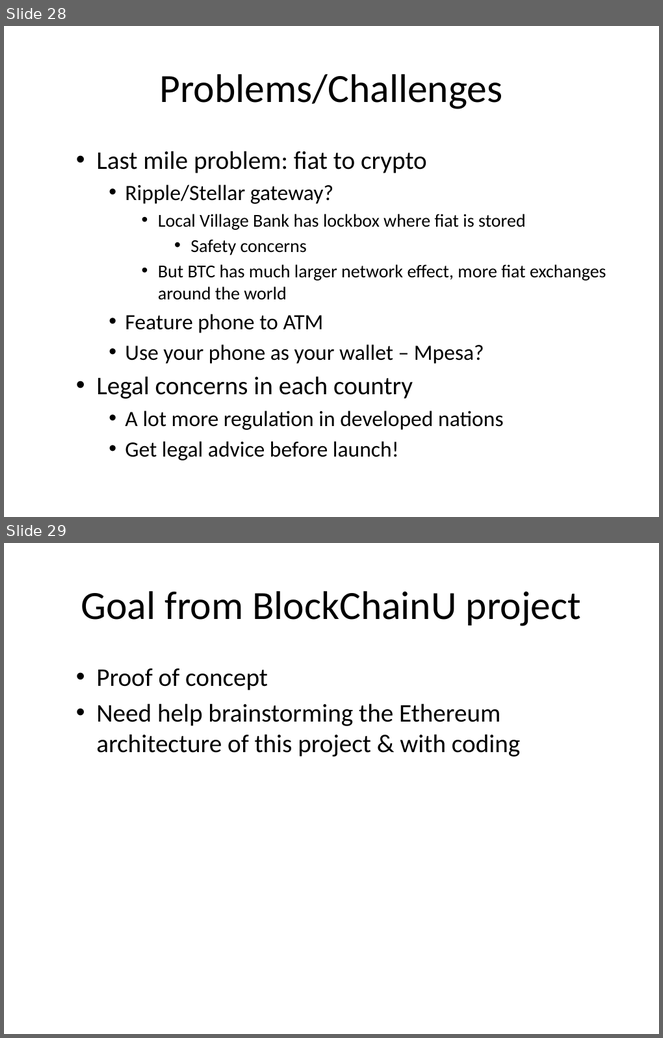
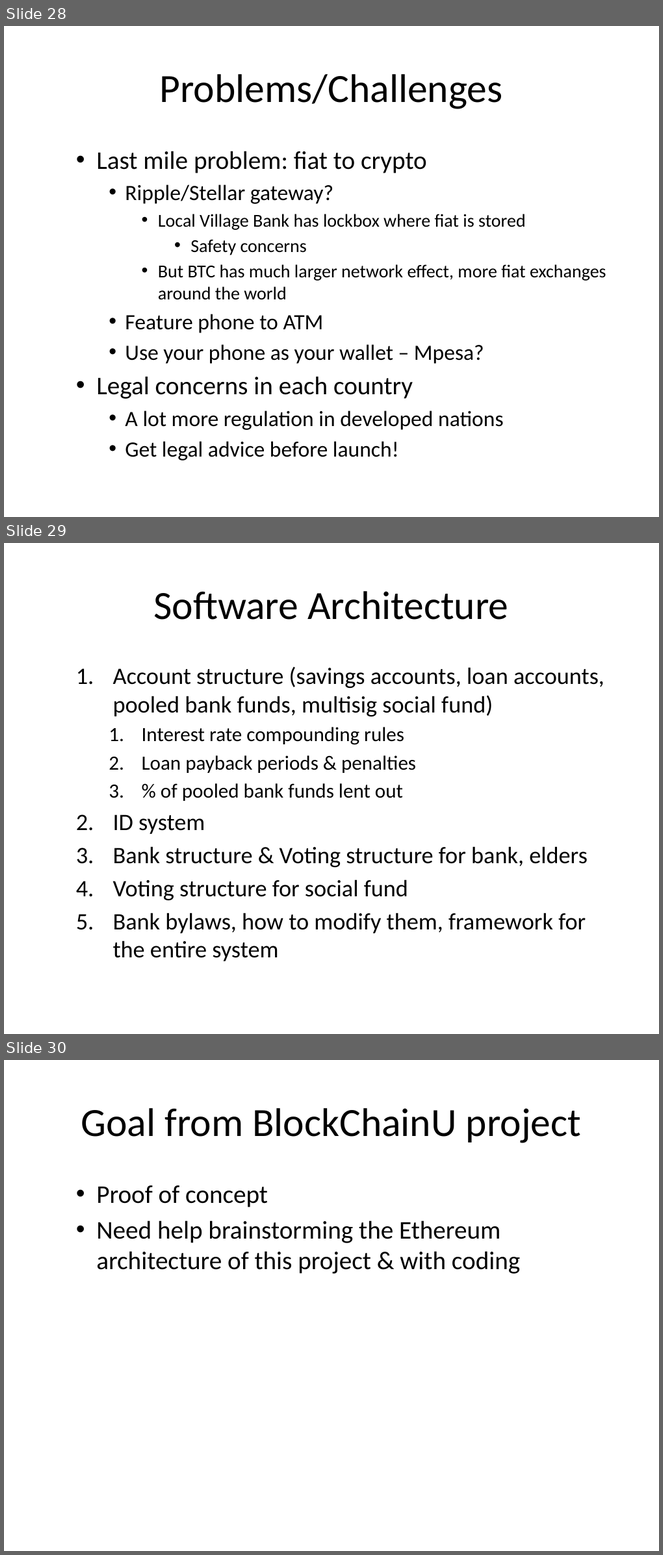
Before and after one commit to huang-pan/village-bank, a slide deck: Village Bank.pptx. Shown one above the other, each under a label of ours: slides 28 and 29 before the commit, slides 28, 29 and 30 after it. The pictures are 663x1038 and 663x1555 pixels, drawn with LibreOffice and Linux fonts; fonts in the diff are those of the drawing. Boxes give left, top, right and bottom in pixels: in the first picture for what was removed or moved away, otherwise in the second. Text is boxed around its words. In the diff, an @@ line names an element or a change of style, - is before the commit and + after.

Commit message:
added Chris Peel's latest bank code

```diff
--- a/Village Bank.pptx
+++ b/Village Bank.pptx
@@ slide 29 added at (4, 543, 659, 1034), background #FFFFFF @@
@@ title added at (154, 591, 508, 620), 44 pt, text #000000 @@
+Software Architecture
@@ text added at (113, 667, 605, 962), 25.9 pt, text #000000 @@
+  1. Account structure (savings accounts, loan accounts, pooled bank funds, multisig social fund)
+    1. Interest rate compounding rules
+    2. Loan payback periods & penalties
+    3. % of pooled bank funds lent out
+  2. ID system
+  3. Bank structure & Voting structure for bank, elders
+  4. Voting structure for social fund
+  5. Bank bylaws, how to modify them, framework for the entire system
@@ what was slide 29 is now slide 30 @@
```
Also in this commit, not shown: 1 slide changed, 4 other files.
